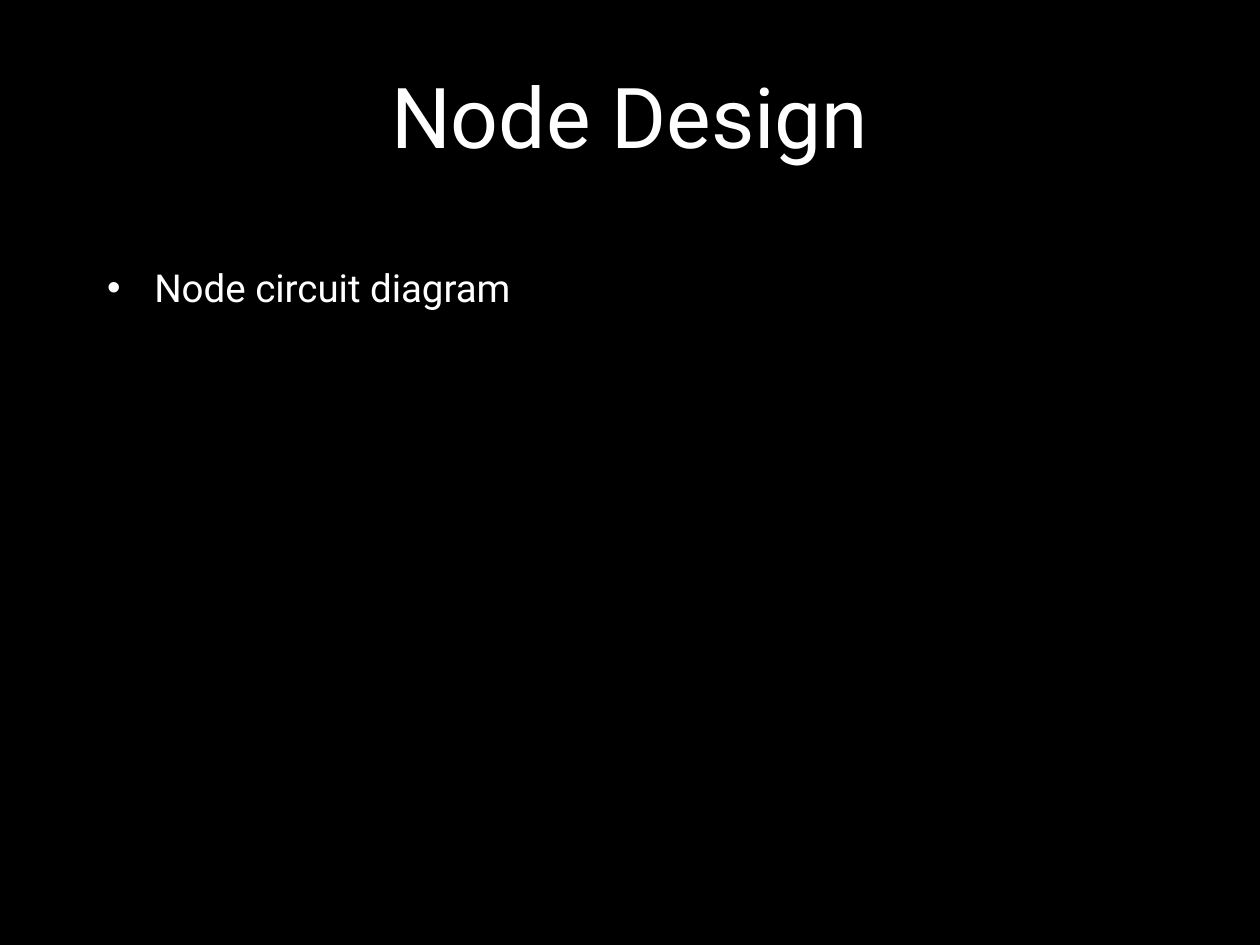
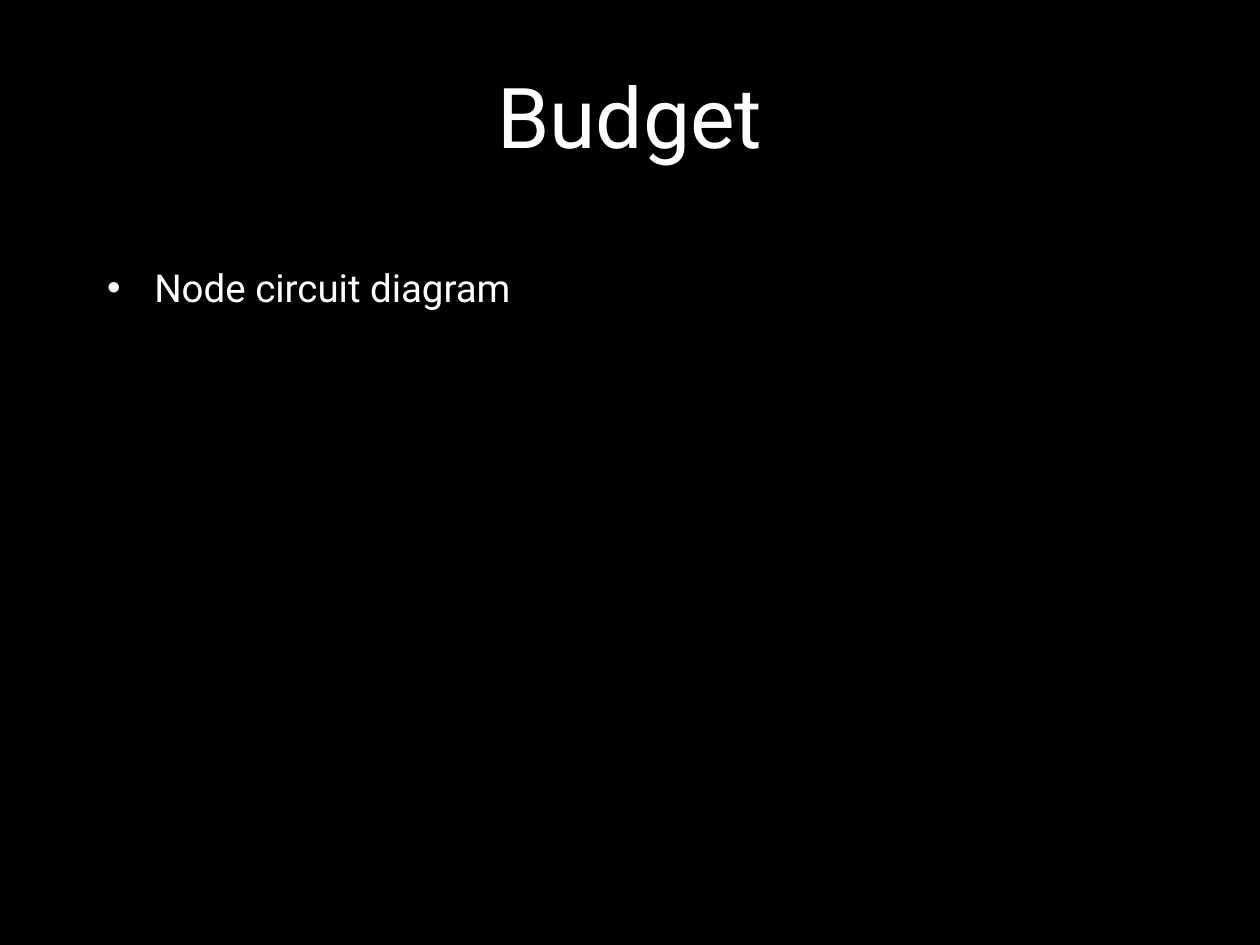
Before and after one commit to cojoigo/Capstone, a slide deck: slide 5 of Presentation.pptx. Drawn at 1260x945 pixels with LibreOffice and Linux fonts; fonts in the diff are those of the drawing; background and template pictures are left out. Boxes give left, top, right and bottom in pixels: in the first picture for what was removed or moved away, otherwise in the second. Text is boxed around its words. In the diff, an @@ line names an element or a change of style, - is before the commit and + after.

Commit message:
Changed some slide titles to match up to what the presentation will be

```diff
--- a/Presentation.pptx
+++ b/Presentation.pptx
@@ title at bbox=[497, 85, 762, 166]: text changed @@
-Node Design
+Budget
```
Also in this commit, not shown: 1 other slide changed, 1 slide added, 1 slide removed.
